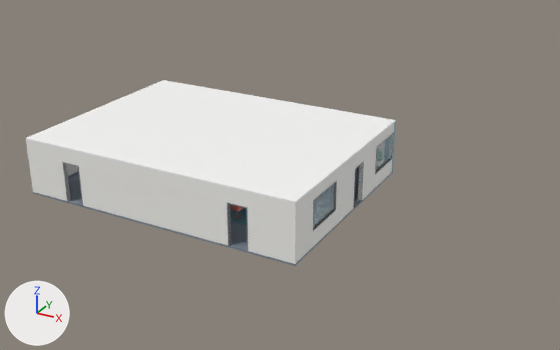
An edit to the Blender file compose/demo_floor.blend, drawn before and after from the same camera.
Before and after are seen from a camera (50 mm lens) standing at (30.06, -26.97, 17.69) and looking at (11.99, 5.88, 1.27). The axes (+X, +Y, +Z) are drawn at lower left. The lights are the same throughout. The picture after the commit comes second. Objects named as collision shapes, trigger or cutter boxes, shadow casters or lower levels of detail are left out.

Before the edit, the objects in view are built like this:
```python
me_ceiling = bpy.data.meshes.new('Ceiling')
me_ceiling.from_pydata(...)  # 24 vertices, 12 faces; spans x 0.0..16.0, y 0.0..12.0, z 3.0..3.1
me_ceiling.materials.append(mat_ceiling)  # white #fafaf9
me_wall_e = bpy.data.meshes.new('Wall_E')
me_wall_e.from_pydata(...)  # 216 vertices, 108 faces; spans x 15.8..16.0, y 0.2..11.8, z 0.0..3.0
me_wall_e.materials.append(mat_wall)  # white #f7f6f2
me_wall_s = bpy.data.meshes.new('Wall_S')
me_wall_s.from_pydata(...)  # 120 vertices, 60 faces; spans x 0.0..16.0, y 0.0..0.2, z 0.0..3.0
me_wall_s.materials.append(mat_wall)  # white #f7f6f2
ob_t00_ceiling = bpy.data.objects.new('T00_Ceiling', me_ceiling)
ob_t00_ceiling.location = (0.0, 0.0, 0.0)
ob_t00_wall_e = bpy.data.objects.new('T00_Wall_E', me_wall_e)
ob_t00_wall_e.location = (0.0, 0.0, 0.0)
ob_t00_wall_s = bpy.data.objects.new('T00_Wall_S', me_wall_s)
ob_t00_wall_s.location = (0.0, 0.0, 0.0)
# also in view: 'T00_Frames_E' at (15.9, 6.75, 1.23); 'T00_Floor' at (8.0, 6.0, -0.05)
```
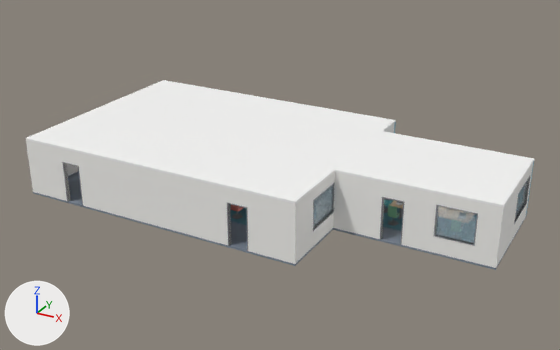
The change, as a list of edits to the scene's bpy script:
```text
Add ob_t01_wall_s:
    ob_t01_wall_s = bpy.data.objects.new('T01_Wall_S', me_wall_s_001)  # 144 vertices, 72 faces; spans x 0.0..8.0, y 0.0..0.2, z 0.0..3.0; in mat_wall_001 (white #f7f6f2)
    ob_t01_wall_s.location = (16.0, 4.0, 0.0)
Add ob_t01_wall_n:
    ob_t01_wall_n = bpy.data.objects.new('T01_Wall_N', me_wall_n_001)  # 24 vertices, 12 faces; spans x 0.0..8.0, y 5.8..6.0, z 0.0..3.0; in mat_wall_accent_001 (cyan #6fa6b8)
    ob_t01_wall_n.location = (16.0, 4.0, 0.0)
Add ob_t01_wall_e:
    ob_t01_wall_e = bpy.data.objects.new('T01_Wall_E', me_wall_e_001)  # 96 vertices, 48 faces; spans x 7.8..8.0, y 0.2..5.8, z 0.0..3.0; in mat_wall_001 (white #f7f6f2)
    ob_t01_wall_e.location = (16.0, 4.0, 0.0)
Add ob_t01_rug:
    ob_t01_rug = bpy.data.objects.new('T01_Rug', me_rug_004)  # 24 vertices, 12 faces; spans x -2.7..2.7, y -1.7..1.7, z 0.0..0.01; in mat_rug_blue_001 (cyan #598e9e)
    ob_t01_rug.location = (20.0, 7.0, 0.0)
Add ob_t01_frames_s:
    ob_t01_frames_s = bpy.data.objects.new('T01_Frames_S', me_frames_s_001)  # 192 vertices, 96 faces; spans x 2.45..6.95, y -0.01..0.21, z 0.0..2.45; in mat_frame_001 (grey #898b90), mat_glass_001 (blue #cbe7f3)
    ob_t01_frames_s.location = (16.0, 4.0, 0.0)
Add ob_t01_frames_e:
    ob_t01_frames_e = bpy.data.objects.new('T01_Frames_E', me_frames_e_001)  # 120 vertices, 60 faces; spans x 7.79..8.01, y 2.95..5.45, z 0.85..2.45; in mat_frame_001 (grey #898b90), mat_glass_001 (blue #cbe7f3)
    ob_t01_frames_e.location = (16.0, 4.0, 0.0)
Add ob_t01_floor:
    ob_t01_floor = bpy.data.objects.new('T01_Floor', me_floor_001)  # 24 vertices, 12 faces; spans x 0.0..8.0, y 0.0..6.0, z -0.1..0.0; in mat_floor_carpet_001 (greyish blue #7c8695)
    ob_t01_floor.location = (16.0, 4.0, 0.0)
Add ob_t01_conferencetable:
    ob_t01_conferencetable = bpy.data.objects.new('T01_ConferenceTable', me_conferencetable)  # 144 vertices, 72 faces; spans x -2.0..2.0, y -0.7..0.7, z 0.0..0.75; in mat_wood_light_001 (beige #ddc4a2), mat_desk_leg_001 (grey #7c7e84), mat_plastic_black_001 (dark grey #38383c)
    ob_t01_conferencetable.location = (20.0, 7.0, 0.0)
Add ob_t01_chair_11:
    ob_t01_chair_11 = bpy.data.objects.new('T01_Chair_11', me_chair_11_001)  # 174 vertices, 92 faces; spans x -0.285..0.285, y -0.243..0.3, z 0.015..1.03; in mat_metal_dark_001 (grey #76797c), mat_fabric_teal_001 (cyan #59bcbf)
    ob_t01_chair_11.location = (17.5, 7.0, 0.0)
    ob_t01_chair_11.rotation_euler = (0.0, 0.0, -1.571)  # degrees (0, 0, -90)
Add ob_t01_chair_01:
    ob_t01_chair_01 = bpy.data.objects.new('T01_Chair_01', me_chair_01_001)  # 174 vertices, 92 faces; spans x -0.285..0.285, y -0.243..0.3, z 0.015..1.03; in mat_metal_dark_001 (grey #76797c), mat_chair_green_001 (green #81bf99)
    ob_t01_chair_01.location = (18.4, 5.85, 0.0)
Add ob_t01_ceiling:
    ob_t01_ceiling = bpy.data.objects.new('T01_Ceiling', me_ceiling_001)  # 24 vertices, 12 faces; spans x 0.0..8.0, y 0.0..6.0, z 3.0..3.1; in mat_ceiling_001 (white #fafaf9)
    ob_t01_ceiling.location = (16.0, 4.0, 0.0)
```

Boxes (x1, y1, x2, y2) around the edits, measured in the pictures (560 x 350 px):
'T01_Ceiling', added: after (335, 131, 534, 207)
'T01_Wall_S', added: after (333, 172, 505, 268)
'T01_Frames_S', added: after (380, 197, 478, 246)
'T01_Wall_E', added: after (497, 163, 533, 265)
'T01_Floor', added: after (333, 198, 526, 270)
'T01_Frames_E', added: after (514, 176, 530, 224)
'T01_Rug', added (mostly hidden): after (383, 200, 402, 231)
'T01_Chair_01', added: after (387, 205, 400, 226)
'T01_ConferenceTable', added (mostly hidden): after (390, 200, 403, 219)
'T01_Chair_11', added: after (384, 200, 391, 213)
'T01_Wall_N', added: after (526, 162, 534, 215)
